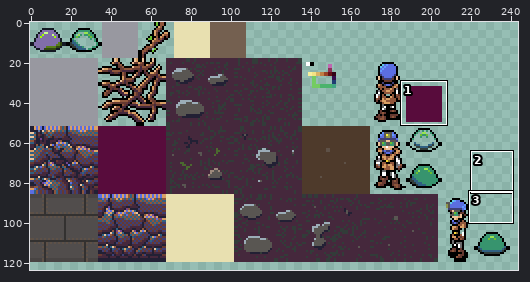
A sprite sheet gets an edit: libgdx/android/assets/atlas/worldtextures.png. Above: a wide view before the commit, with the close-up outlined.
Close-up. Before the edit:
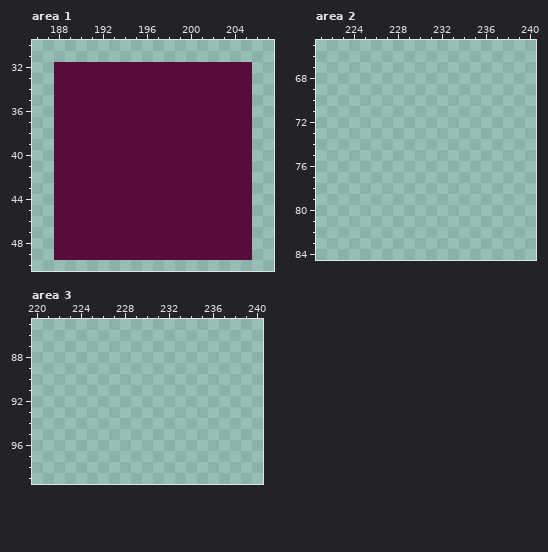
The file is 256x128 pixels. Shown: area 1: x 186..207, y 30..50; area 2: x 221..240, y 65..84; area 3: x 220..240, y 85..99. The wide view leaves out empty margins. The commit also changed other parts of the picture, which this record leaves out.
And afterwards:
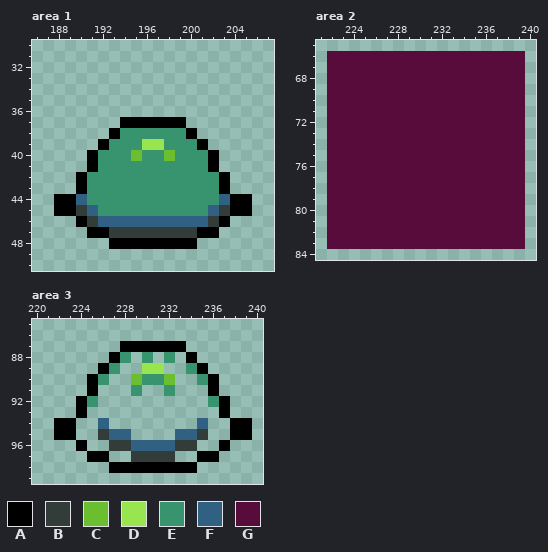
Palette (. is transparent): A #000000  B #323c39  C #6abe30  D #99e550  E #37946e  F #306082  G #580c3c
Diff:
Changed rows in their new state; - is an unchanged pixel.
Area 1:
first column x 188:
32 ..................
33 ..................
34 ..................
35 ..................
36 ..................
37 ......AAAAAA......
38 .....AEEEEEEA.....
39 ....AEEEDDEEEA....
40 ...AEEECEECEEEA...
41 ...AEEEEEEEEEEA...
42 ..AEEEEEEEEEEEEA..
43 ..AEEEEEEEEEEEEA..
44 AAFEEEEEEEEEEEEFAA
45 AABFEEEEEEEEEEFBAA
46 ..ABFFFFFFFFFFBA..
47 ...AABBBBBBBBAA...
48 .....AAAAAAAA.....
49 ..................
Area 2:
first column x 222:
66 GGGGGGGGGGGGGGGGGG
67 GGGGGGGGGGGGGGGGGG
68 GGGGGGGGGGGGGGGGGG
69 GGGGGGGGGGGGGGGGGG
70 GGGGGGGGGGGGGGGGGG
71 GGGGGGGGGGGGGGGGGG
72 GGGGGGGGGGGGGGGGGG
73 GGGGGGGGGGGGGGGGGG
74 GGGGGGGGGGGGGGGGGG
75 GGGGGGGGGGGGGGGGGG
76 GGGGGGGGGGGGGGGGGG
77 GGGGGGGGGGGGGGGGGG
78 GGGGGGGGGGGGGGGGGG
79 GGGGGGGGGGGGGGGGGG
80 GGGGGGGGGGGGGGGGGG
81 GGGGGGGGGGGGGGGGGG
82 GGGGGGGGGGGGGGGGGG
83 GGGGGGGGGGGGGGGGGG
Area 3:
first column x 222:
 87 ------AAAAAA------
 88 -----AE-E-E-A-----
 89 ----AE--DD--EA----
 90 ---AE--CEEC--EA---
 91 ---A---E--E---A---
 92 --AE----------EA--
 93 --A------------A--
 94 AA--F--------F--AA
 95 AA--BFF----FFB--AA
 96 --A--BBFFFFBB--A--
 97 ---AA--BBBB--AA---
 98 -----AAAAAAAA-----
Boxes around the changes in both close-ups, in picture pixels (x1, y1, x2, y2):
changed: (54, 62, 252, 260)
added: (327, 51, 525, 249)
added: (54, 341, 252, 473)
